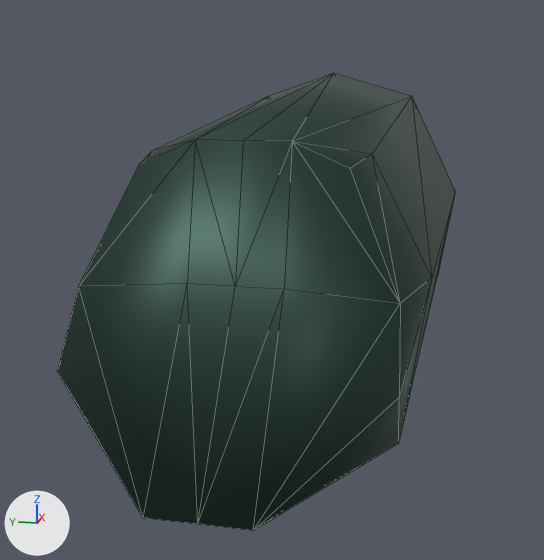
A saved change to the glTF model assets/models/character/marine/grave_marine_forearm_r.glb.
One viewpoint serves both versions: a camera (50 mm lens) standing at (-4.114, -0.23, 6.919) and looking at (-2.623, 0.068, 6.546). The axes (+X, +Y, +Z) are drawn at lower left. The lights are the same throughout. The picture after the commit comes second. Mesh edges are drawn as thin lines. Vertices at exactly the same position are counted once.

Before the edit, the objects in view are built like this:
```python
me_cube_143 = bpy.data.meshes.new('Cube.143')
me_cube_143.from_pydata(...)  # 45 vertices, 86 faces; spans x -1.21..0.4, y -0.45..0.18, z -0.35..0.32
me_cube_143.materials.append(mat_scythe_marine_red_metal)  # dark green #364d46
ob_scythe_marine_forearm_r = bpy.data.objects.new('scythe_marine_forearm_r', me_cube_143)
ob_scythe_marine_forearm_r.location = (-2.183, 0.137, 6.648)
```
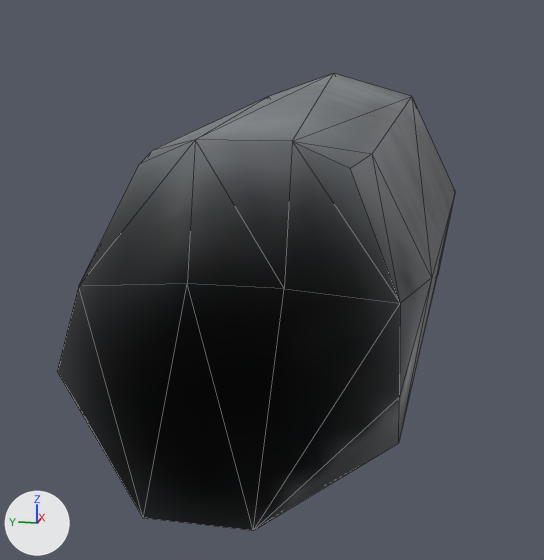
The newer file is also turned or shifted as a whole; pictures and numbers use the older file's frame.

Scene script edits in JSON lines:
```json
{"op": "add", "block": "img_scythe_marine_normal", "code": ["img_scythe_marine_normal = load_image('scythe_marine_normal', '_unpacked/scythe_marine_normal', 1024, 1024, 'Non-Color')"]}
{"op": "add", "block": "img_scythe_marine", "code": ["img_scythe_marine = load_image('scythe_marine', '_unpacked/scythe_marine', 1024, 1024, 'sRGB')"]}
{"op": "add", "block": "img_scythe_marine_roughness", "code": ["img_scythe_marine_roughness = load_image('scythe_marine_roughness', '_unpacked/scythe_marine_roughness', 1024, 1024, 'Non-Color')"]}
{"op": "add", "block": "mat_scythe_marine_green_metal", "code": ["mat_scythe_marine_green_metal = bpy.data.materials.new('scythe_marine_green_metal')", "# uses the picture img_scythe_marine", "# uses the picture img_scythe_marine_normal", "# uses the picture img_scythe_marine_roughness"]}
{"block": "me_cube_143", "where": "# used by ob_scythe_marine_forearm_r; location = (-2.183, 0.137, 6.648)"}
{"op": "remove", "block": "me_cube_143", "code": "me_cube_143.from_pydata(...)  # 45 vertices, 86 faces; spans x -1.21..0.4, y -0.45..0.18, z -0.35..0.32"}
{"op": "add", "block": "me_cube_143", "code": "me_cube_143.from_pydata(...)  # 39 vertices, 74 faces; spans x -1.21..0.4, y -0.45..0.18, z -0.35..0.32"}
{"block": "me_cube_143", "change": "me_cube_143 part 1"}
{"block": "me_cube_143", "change": "6 vertices are removed from x -1.21..0.4, y -0.14, z -0.35..0.21"}
{"block": "me_cube_143", "change": "24 faces are deleted"}
{"block": "me_cube_143", "change": "12 new faces join them"}
{"block": "me_cube_143", "change": "me_cube_143 part 2: 62 faces spanning x -1.21..0.4, y -0.45..0.18, z -0.35..0.32 switch from mat_scythe_marine_red_metal (dark green #364d46) to mat_scythe_marine_green_metal"}
```

Where the change shows, as pixel boxes (x1, y1, x2, y2) in the pictures (544 x 560 px):
```json
{"part": 1, "of": "me_cube_143", "change": "reshaped", "before": [143, 74, 333, 530], "after": [143, 74, 333, 530]}
{"part": 2, "of": "me_cube_143", "change": "recoloured", "before": [57, 74, 455, 529], "after": [57, 74, 455, 529]}
```
